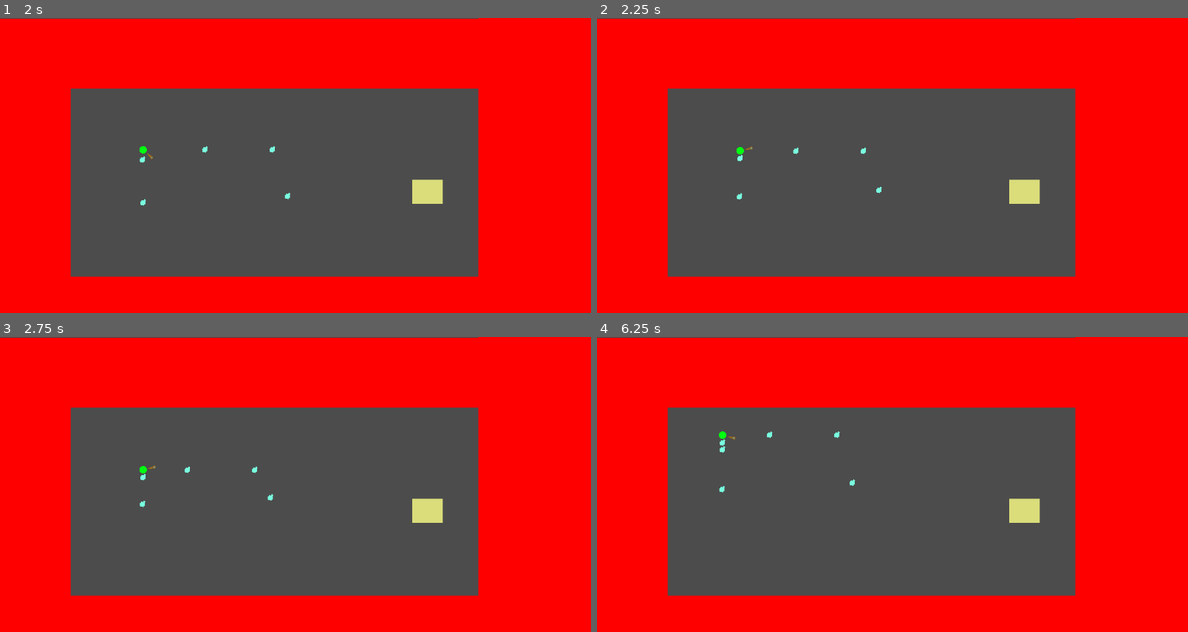
Above: before the commit, frames 1-4 (two rows, left to right).
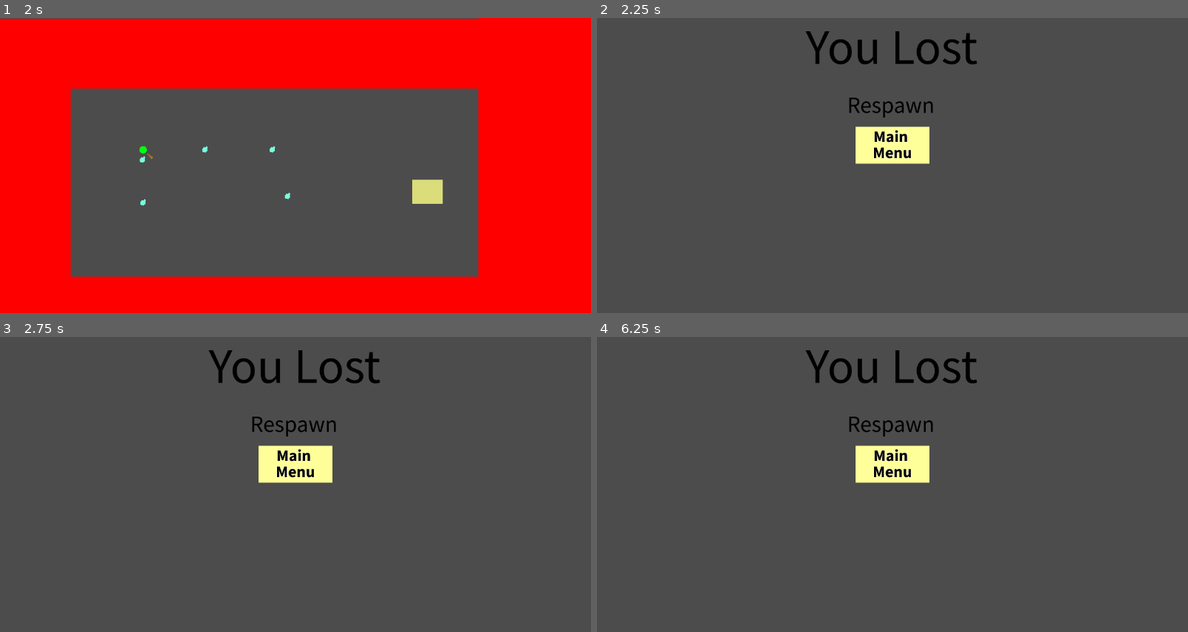
Above: after the commit, the same moments.

Repository: bentuttle2000/Game-Jam-F2021-2pm
Game: Godot game, scene res://Stages/StageOne.tscn
Two runs of this game, one before a commit and one after it. Both use one fixed random seed, a clock stepped at 60 frames per second and the inputs below.
Inputs (mouse positions are in pixels of both pictures, inside the frame that each line leads up to):
- Up to frame 1 (2 s): move the mouse to (425, 150) at 0.52 s; press the mouse at (425, 150) at 0.53 s; hold D (ui_right) 0.53-1.28 s; move the mouse to (177, 180) at 1.27 s; release the mouse at (177, 180) at 1.28 s; hold S (ui_down) from 1.28 s (still down); tap E (use_action) at 1.35 s
- Up to frame 2 (2.25 s): move the mouse to (951, 100) at 2.02 s; release S (ui_down) at 2.03 s; press the mouse at (951, 100) at 2.03 s; hold D (ui_right) from 2.03 s (still down)
- Up to frame 3 (2.75 s): keep holding D (ui_right)
- Up to frame 4 (6.25 s): release D (ui_right) at 2.75 s; release the mouse at (951, 419) at 2.75 s; click (892, 425) at 2.77 s; move the mouse to (862, 543) at 3.52 s; hold W (ui_up) 3.53-4.28 s; tap E (use_action) at 3.6, 5.1 s; move the mouse to (1069, 528) at 4.27 s; press the mouse at (1069, 528) at 4.28 s; hold A (ui_left) 4.28-5.78 s; move the mouse to (715, 440) at 5.02 s; release the mouse at (715, 440) at 5.03 s; move the mouse to (922, 484) at 5.77 s; press the mouse at (922, 484) at 5.78 s; hold S (ui_down) from 5.78 s (still down)

Frame 1 is identical in both runs. In frame 2, 58% of the frame differs, in the area x 0-100%, y 0-100%; in frame 3, 58%; in frame 4, 58%.

Commit message:
Enemy Collisions fixed
Fixed the bug where moving backwards doesn't correctly initiate player death.

Diff:
--- a/GameJam/Enemy.gd
+++ b/GameJam/Enemy.gd
@@ -24,6 +24,10 @@
 		velocity.y = 0;
 	move_and_slide(velocity);
 
+	if get_slide_count() > 0:
+		for i in range (get_slide_count()):
+			if "Player" in get_slide_collision(i).collider.name:
+				get_slide_collision(i).collider.dead()
 
 
 func dead():
--- a/GameJam/Objects/Player.gd
+++ b/GameJam/Objects/Player.gd
@@ -33,9 +33,9 @@
 		_move();
 
 	if get_slide_count() > 0:
-			for i in range(get_slide_count()):
-				if "Enemy" in get_slide_collision(i).collider.name:
-					dead();
+		for i in range(get_slide_count()):
+			if "Enemy" in get_slide_collision(i).collider.name:
+				dead();
 
 #function called every pass that will move the player based on keyboard input
 #written by Ben Tuttle
